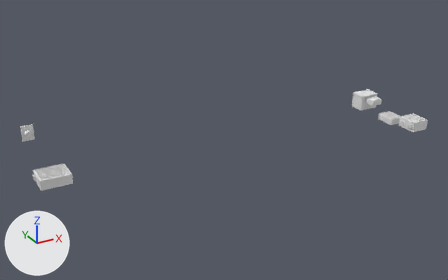
Before and after pictures for a commit that changed the glTF model web/public/assets/power-electronics.glb.
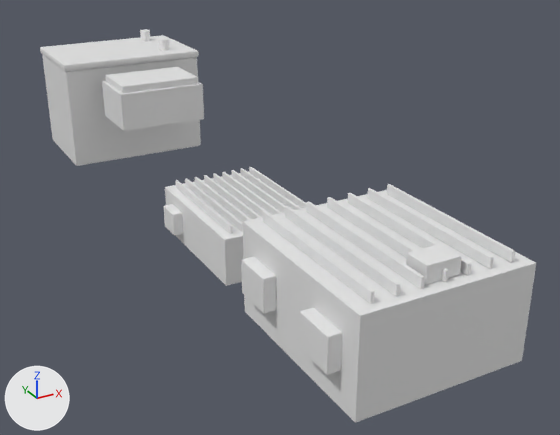
Each version appears first whole from a 50 mm camera at (-3.01, -5.03, 3.27) aimed at (-0.12, 0.23, 0.64), and next in a close-up from a 50 mm camera at (1.52, -0.97, 1.04) aimed at (2.01, -0.08, 0.6). Lighting does not change. The marker at lower left points along +X, +Y and +Z. The older version's two pictures come first. Where no turn or scale is listed for an object, it has been applied to the vertices. Vertices at exactly the same position are counted once.
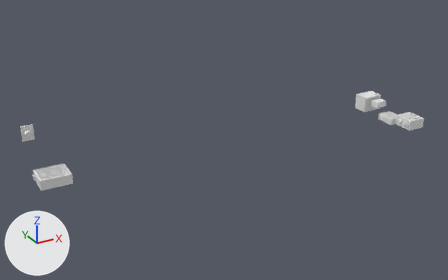
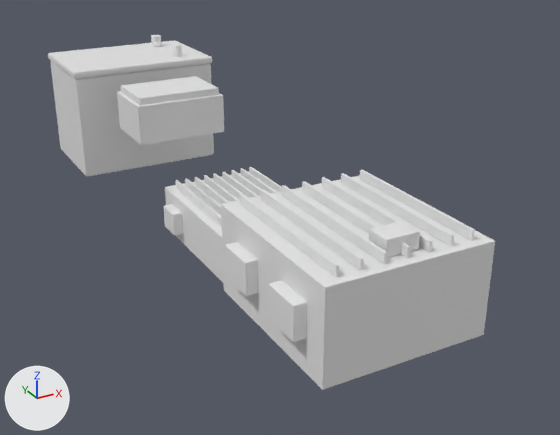
Changed parts and their boxes (x1, y1, x2, y2) in the close-ups (560 x 435 px; the box of a moved part takes in the faces that stretch with it):
'Mesh_5', reshaped, moved (7% narrower, 8% shorter)
    before: (241, 184, 536, 423)
    after: (221, 170, 495, 390)
'Mesh_2', moved
    before: (40, 29, 201, 166)
    after: (48, 35, 214, 176)
'Mesh_3', moved
    before: (102, 67, 204, 131)
    after: (117, 76, 224, 145)
part 1 of me_mesh_5, moved or reshaped
    before: (241, 256, 277, 313)
    after: (225, 242, 258, 296)
part 2 of me_mesh_5, moved or reshaped
    before: (299, 308, 342, 375)
    after: (268, 280, 307, 342)
part 3 of me_mesh_5, moved or reshaped
    before: (406, 244, 462, 284)
    after: (369, 221, 420, 258)

Edits to the bpy script that builds the scene:
```text
Change me_mesh_5:
    where me_mesh_5.from_pydata(...)  # 616 vertices, 1188 faces; spans x 0.058..0.272, y -0.24..-0.02, z 0.035..0.165
    used by ob_mesh_5; location = (1.778, -0.27, 0.565)
    me_mesh_5 part 1: the loose piece of 56 vertices spanning x 0.058..0.078, y -0.095..-0.045, z 0.075..0.115 is moved by (0.0, -0.015, 0.0)
    me_mesh_5 part 2: the loose piece of 56 vertices spanning x 0.058..0.078, y -0.215..-0.165, z 0.075..0.115 is moved by (0.0, 0.005, 0.0)
    me_mesh_5 part 3: the loose piece of 56 vertices spanning x 0.153..0.193, y -0.225..-0.195, z 0.145..0.165 is moved by (0.0, 0.005, 0.0)
Change ob_mesh_2:
    ob_mesh_2.location: (1.785, 0.55, 0.575) -> (1.785, 0.49, 0.575)
Change ob_mesh_3:
    ob_mesh_3.location: (1.785, 0.38, 0.606) -> (1.785, 0.3, 0.606)
Change ob_mesh_5:
    ob_mesh_5.location: (1.778, -0.27, 0.565) -> (1.778, -0.215, 0.565)
```
